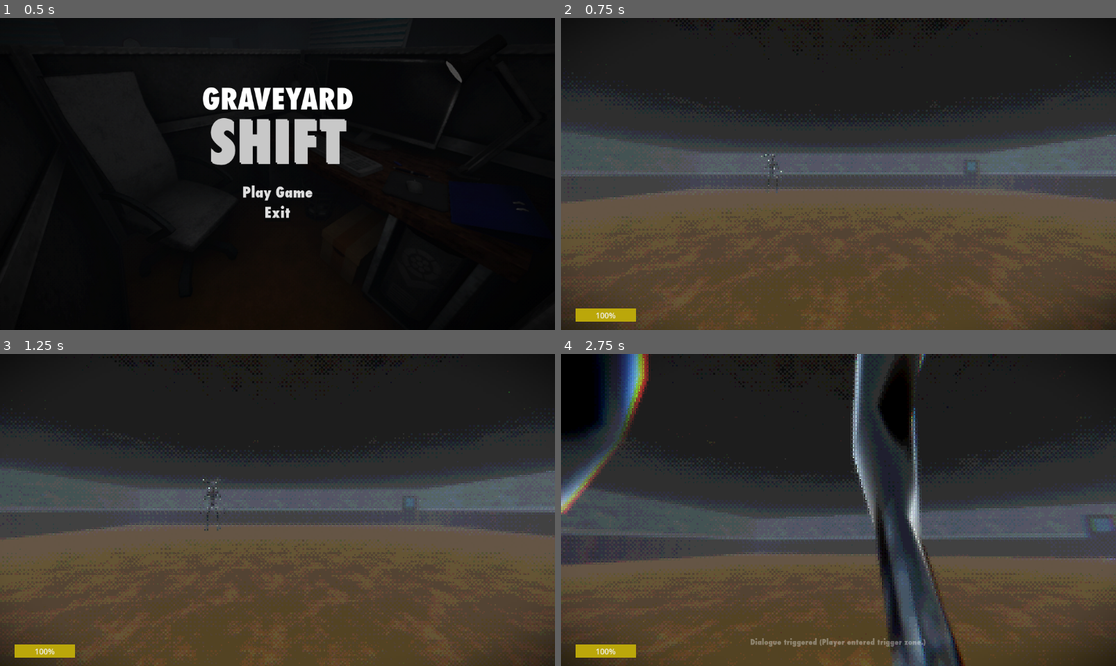
Above: before the commit, frames 1-4 (two rows, left to right).
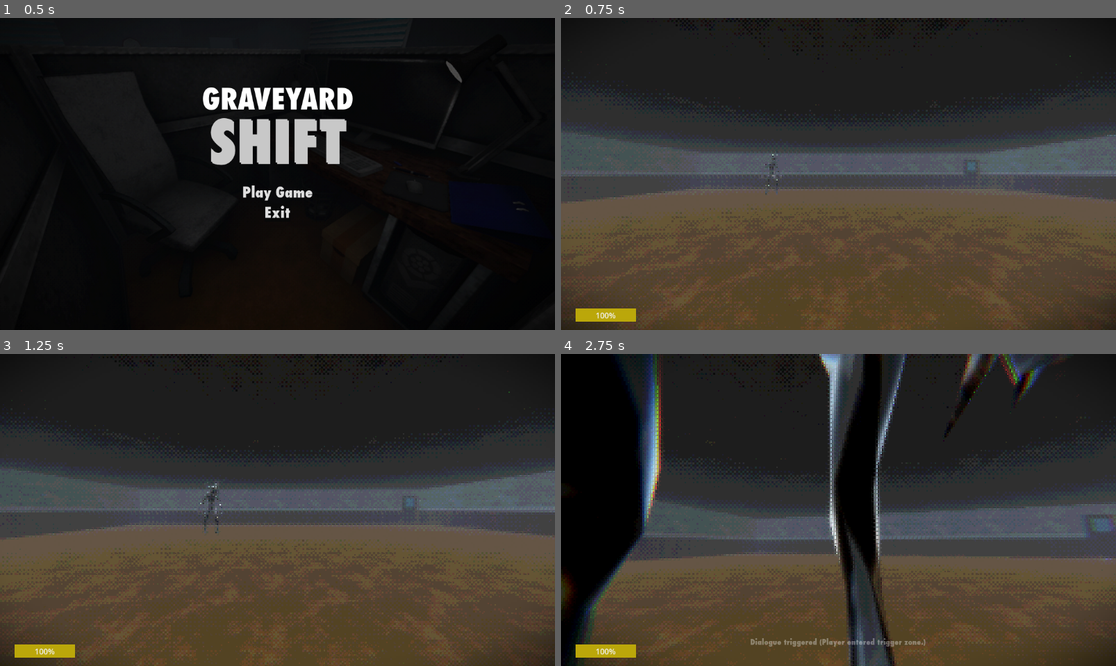
Above: after the commit, the same moments.

Repository: MagicBattle/Graveyard-Shift
Game: Godot game, scene res://scenes/menu_screen.tscn
Same seed, same stepped clock (60 frames per second), same inputs: the game is played once before the commit and once after it.
Inputs (mouse positions are in pixels of both pictures, inside the frame that each line leads up to):
- Up to frame 1 (0.5 s): no input
- Up to frame 2 (0.75 s): click "Play Game" at 0.5 s
- Up to frame 3 (1.25 s): no input
- Up to frame 4 (2.75 s): move the mouse to (866, 510) at 1.27 s; hold Ctrl (walking) 1.28-2.03 s; hold W (forward) from 1.28 s (still down); tap Space (jump) at 1.52, 2.27 s; move the mouse to (810, 510) at 2.02 s; tap C (crouch) at 2.1 s; tap Ctrl (walking) at 2.3 s

Frame 1 is identical in both runs. In frame 2, less than 0.1% of the frame differs, in the area x 36-40%, y 43-57%; in frame 3, 0.1%; in frame 4, 26%, in the area x 0-100%, y 0-100%.

Commit message:
created states for monster

Diff:
--- a/-graveyard-shift/scenes/demon.tscn
+++ b/-graveyard-shift/scenes/demon.tscn
@@ -1,8 +1,8 @@
-[gd_scene load_steps=12 format=4 uid="uid://b7ex2yv0f1cow"]
+[gd_scene load_steps=14 format=4 uid="uid://b7ex2yv0f1cow"]
 
 [ext_resource type="Texture2D" uid="uid://nnqx3rxjes10" path="res://assets/elkdemon/elkdemongodot_bakedtexture.png" id="1_errlg"]
-[ext_resource type="Script" uid="uid://ck7xy0dv5xid1" path="res://scripts/demon.gd" id="1_ofewj"]
-[ext_resource type="Script" uid="uid://crhh4w1x25256" path="res://scripts/look_at_modifier_3d.gd" id="2_bl13t"]
+[ext_resource type="Script" uid="uid://ck7xy0dv5xid1" path="res://scripts/monster/demon.gd" id="1_ofewj"]
+[ext_resource type="Script" uid="uid://crhh4w1x25256" path="res://scripts/monster/look_at_modifier_3d.gd" id="2_bl13t"]
 
 [sub_resource type="StandardMaterial3D" id="StandardMaterial3D_0s14s"]
 resource_name = "Material_001"
@@ -1496,7 +1496,15 @@
 
 [sub_resource type="CylinderShape3D" id="CylinderShape3D_iyx0m"]
 height = 3.0
+radius = 3.0
+
+[sub_resource type="CylinderShape3D" id="CylinderShape3D_ofewj"]
+height = 3.0
 radius = 5.0
+
+[sub_resource type="CylinderShape3D" id="CylinderShape3D_yt4xr"]
+height = 3.0
+radius = 9.0
 
 [node name="Demon" type="CharacterBody3D"]
 script = ExtResource("1_ofewj")
@@ -2026,17 +2034,29 @@
 [node name="Node3D" type="Node3D" parent="."]
 transform = Transform3D(1, 0, 0, 0, 1, 0, 0, 0, 1, 0.09255624, 0.9670888, 1.197927)
 
-[node name="Area3D" type="Area3D" parent="."]
-
-[node name="CollisionShape3D" type="CollisionShape3D" parent="Area3D"]
+[node name="Kill Area" type="Area3D" parent="."]
+
+[node name="CollisionShape3D" type="CollisionShape3D" parent="Kill Area"]
 transform = Transform3D(1, 0, 0, 0, 1, 0, 0, 0, 1, 0, 1.1290638, 0)
 shape = SubResource("CylinderShape3D_iyx0m")
 
+[node name="Look Area" type="Area3D" parent="."]
+
+[node name="CollisionShape3D" type="CollisionShape3D" parent="Look Area"]
+transform = Transform3D(1, 0, 0, 0, 1, 0, 0, 0, 1, 0, 1.1285253, 0)
+shape = SubResource("CylinderShape3D_ofewj")
+
+[node name="Curious Area" type="Area3D" parent="."]
+
+[node name="CollisionShape3D" type="CollisionShape3D" parent="Curious Area"]
+transform = Transform3D(1, 0, 0, 0, 1, 0, 0, 0, 1, 0, 1.1210244, 0)
+shape = SubResource("CylinderShape3D_yt4xr")
+
 [node name="NavigationAgent3D" type="NavigationAgent3D" parent="."]
 path_height_offset = 0.15
 
 [node name="EarCast" type="RayCast3D" parent="."]
 collision_mask = 2
 
-[connection signal="body_entered" from="Area3D" to="Armature/Skeleton3D/LookAtModifier3D" method="_on_area_3d_body_entered"]
-[connection signal="body_exited" from="Area3D" to="Armature/Skeleton3D/LookAtModifier3D" method="_on_area_3d_body_exited"]
+[connection signal="body_entered" from="Kill Area" to="Armature/Skeleton3D/LookAtModifier3D" method="_on_area_3d_body_entered"]
+[connection signal="body_exited" from="Kill Area" to="Armature/Skeleton3D/LookAtModifier3D" method="_on_area_3d_body_exited"]
--- a/-graveyard-shift/scenes/main.tscn
+++ b/-graveyard-shift/scenes/main.tscn
@@ -10,13 +10,18 @@
 [ext_resource type="Script" uid="uid://cif21r86pgivb" path="res://scripts/pause_menu.gd" id="5_eb6dy"]
 [ext_resource type="FontFile" uid="uid://dudd4xo8dd7m4" path="res://misc/Futura Condensed Extra Bold.otf" id="5_ya4ey"]
 [ext_resource type="PackedScene" uid="uid://dlulny1vtbmmj" path="res://scenes/door_frame.tscn" id="6_tefeu"]
+[ext_resource type="Script" uid="uid://dk88vrjfjuahm" path="res://scripts/monster/looking.gd" id="6_yc10j"]
+[ext_resource type="Script" uid="uid://duu2hkqlnrmny" path="res://scripts/monster/searching.gd" id="7_jscy8"]
 [ext_resource type="Shader" uid="uid://bsll0p85sl8ft" path="res://misc/main.gdshader" id="7_o6xl0"]
 [ext_resource type="PackedScene" uid="uid://h85vkbuablxt" path="res://scenes/door.tscn" id="7_tipki"]
 [ext_resource type="PackedScene" uid="uid://b2ybchml17xmp" path="res://scenes/roof.tscn" id="8_85g3d"]
+[ext_resource type="Script" uid="uid://cakkw1q8jnath" path="res://scripts/monster/chasing.gd" id="8_jscy8"]
 [ext_resource type="PackedScene" uid="uid://ds8rupv7l5pq6" path="res://scenes/floor.tscn" id="8_tipki"]
 [ext_resource type="PackedScene" uid="uid://c82yjsvnh5mxv" path="res://scenes/desk.tscn" id="9_85g3d"]
 [ext_resource type="PackedScene" uid="uid://b4xrlvm7tfw4o" path="res://scenes/walls.tscn" id="10_ya4ey"]
 [ext_resource type="Script" uid="uid://cnojk1i2ct285" path="res://scripts/trigger_zone.gd" id="15_jkv2x"]
+[ext_resource type="Script" uid="uid://vgy6m7o35p2x" path="res://scripts/monster/monster_state.gd" id="18_dp3eg"]
+[ext_resource type="Script" uid="uid://kv5w8r0y6gqr" path="res://scripts/monster/roaming.gd" id="19_0ld40"]
 
 [sub_resource type="AudioStreamPlaylist" id="AudioStreamPlaylist_jbj1t"]
 stream_count = 2
@@ -120,8 +125,8 @@
 [sub_resource type="StyleBoxEmpty" id="StyleBoxEmpty_jbj1t"]
 
 [sub_resource type="NavigationMesh" id="NavigationMesh_choun"]
-vertices = PackedVector3Array(-5.774, 2.975, -13.2894, -5.774, 2.975, 5.7106, 13.226, 2.975, 5.7106, 13.226, 2.975, -13.2894, -5.524, 0.475, -3.0394, 0.22599983, 0.475, -3.0394, 0.47599983, 0.475, -4.2894, 1.9759998, 0.475, -4.2894, 2.2259998, 0.475, -3.7894, 2.4759998, 0.475, -13.0394, -5.524, 0.475, -13.0394, 2.2259998, 0.475, -3.0394, 12.976, 0.475, -3.0394, 12.976, 0.475, -13.0394, 0.22599983, 0.475, -2.0394, 1.2259998, 0.475, -1.7894001, -5.524, 0.475, 5.4606, 1.2259998, 0.475, 5.7106, 2.2259998, 0.475, -2.0394, 12.976, 0.475, 5.7106)
-polygons = [PackedInt32Array(3, 2, 0), PackedInt32Array(0, 2, 1), PackedInt32Array(6, 5, 4), PackedInt32Array(9, 8, 7), PackedInt32Array(9, 7, 6), PackedInt32Array(4, 10, 6), PackedInt32Array(6, 10, 9), PackedInt32Array(8, 9, 11), PackedInt32Array(11, 9, 13), PackedInt32Array(11, 13, 12), PackedInt32Array(4, 5, 14), PackedInt32Array(14, 15, 4), PackedInt32Array(4, 15, 16), PackedInt32Array(16, 15, 17), PackedInt32Array(15, 18, 17), PackedInt32Array(17, 18, 19), PackedInt32Array(19, 18, 12), PackedInt32Array(18, 11, 12)]
+vertices = PackedVector3Array(-5.774, 2.9113884, -13.262583, -5.774, 2.9113884, 5.737417, 13.226, 2.9113884, 5.737417, 13.226, 2.9113884, -13.262583, -5.524, 0.41138852, -0.012582779, -2.7740002, 0.41138852, -0.012582779, -2.5240002, 0.41138852, -1.5125828, -5.524, 0.41138852, -13.012583, -0.52400017, 0.41138852, 1.2374172, -1.0240002, 0.41138852, 1.4874172, -1.0240002, 0.41138852, 5.487417, 12.976, 0.41138852, 5.487417, -0.52400017, 0.41138852, -1.0125828, -1.0240002, 0.41138852, -1.5125828, 12.976, 0.41138852, -13.012583, -2.5240002, 0.41138852, 1.4874172, -5.524, 0.41138852, 5.487417)
+polygons = [PackedInt32Array(3, 2, 0), PackedInt32Array(0, 2, 1), PackedInt32Array(5, 4, 6), PackedInt32Array(6, 4, 7), PackedInt32Array(9, 8, 10), PackedInt32Array(10, 8, 11), PackedInt32Array(8, 12, 11), PackedInt32Array(13, 6, 7), PackedInt32Array(13, 7, 12), PackedInt32Array(12, 7, 14), PackedInt32Array(12, 14, 11), PackedInt32Array(15, 4, 5), PackedInt32Array(15, 9, 10), PackedInt32Array(10, 16, 15), PackedInt32Array(15, 16, 4)]
 
 [sub_resource type="BoxShape3D" id="BoxShape3D_0ld40"]
 size = Vector3(9.777035, 2.3177185, 5.052307)
@@ -135,6 +140,22 @@
 max_db = 2.709
 autoplay = true
 
+[node name="Monster_State_Manager" type="Node3D" parent="."]
+unique_name_in_owner = true
+script = ExtResource("18_dp3eg")
+
+[node name="Roaming" type="Node3D" parent="Monster_State_Manager"]
+script = ExtResource("19_0ld40")
+
+[node name="Looking" type="Node3D" parent="Monster_State_Manager"]
+script = ExtResource("6_yc10j")
+
+[node name="Searching" type="Node3D" parent="Monster_State_Manager"]
+script = ExtResource("7_jscy8")
+
+[node name="Chasing" type="Node3D" parent="Monster_State_Manager"]
+script = ExtResource("8_jscy8")
+
 [node name="Demon" parent="." instance=ExtResource("1_85g3d")]
 transform = Transform3D(1, 0, 0, 0, 1, 0, 0, 0, 1, 0, 0, -9.792981)
 
@@ -142,6 +163,7 @@
 environment = SubResource("Environment_jyhfs")
 
 [node name="TestingCharacter" parent="." groups=["player"] instance=ExtResource("1_tefeu")]
+unique_name_in_owner = true
 transform = Transform3D(1, 0, 0, 0, 1, 0, 0, 0, 1, 3.3079596, 0.012078986, 0)
 
 [node name="Monster" parent="." instance=ExtResource("2_choun")]
@@ -449,6 +471,9 @@
 [node name="floor64" parent="NavigationRegion3D/Layout/floor" instance=ExtResource("8_tipki")]
 transform = Transform3D(1, 0, 0, 0, 1, 0, 0, 0, 1, 7.5, 0, -7.471176)
 
+[node name="Desk" parent="NavigationRegion3D/Layout/floor" instance=ExtResource("9_85g3d")]
+transform = Transform3D(1, 0, 0, 0, 1, 0, 0, 0, 1, -1.6727455, 0.034138918, 0.01587496)
+
 [node name="walls" type="Node3D" parent="NavigationRegion3D/Layout"]
 
 [node name="leftWall" type="Node3D" parent="NavigationRegion3D/Layout/walls"]
@@ -754,9 +779,6 @@
 
 [node name="roof64" parent="NavigationRegion3D/Layout/roof" instance=ExtResource("8_85g3d")]
 transform = Transform3D(1, 0, 0, 0, 1, 0, 0, 0, 1, 12.5, 2.5, -12.5)
-
-[node name="Desk" parent="." instance=ExtResource("9_85g3d")]
-transform = Transform3D(1, 0, 0, 0, 1, 0, 0, 0, 1, -1.7, 0, 0.1)
 
 [node name="TriggerZone" type="Area3D" parent="."]
 transform = Transform3D(1, 0, 0, 0, 1, 0, 0, 0, 1, -1.4512969, 0.20658088, 3.3859742)
--- a/-graveyard-shift/scripts/demon.gd
+++ /dev/null
@@ -1,136 +0,0 @@
-##TODO
-##1) NEED TO FIGURE OUT A WAY TO CALCULATE THE BOUNDS OF THE MAP SO IN ROAMING
-##STATE THE MONSTER DOESN'T TRY TO GO SOMEWHERE OUTSIDE OF THE MAP (THIS MIGHT
-##BE ACHIEVEABLE BY USING THE NAVIGATIONREGION3D IN THE MAIN SCENE)
-##2) PROPERLY IMPLEMENT LOGIC FOR EACH OF THE STATES
-##3) MAKE SURE TO ADD EACH AREA TO USE WHEN CHECKING WHAT TO DO WHEN HEARING A
-##SOUND
-
-class_name Monster
-extends CharacterBody3D
-
-enum States {
-	ROAMING,
-	LOOKING,
-	SEEKING,
-}
-
-@onready var player = $"../TestingCharacter"
-@onready var nav_agent = $NavigationAgent3D
-@onready var ear: RayCast3D = $EarCast
-
-#Constants used for the monsters movement
-const WALK_VELOCITY = 1.0
-const RUN_VELOCITY = 4.0
-const ROAM_DIST = 5.0
-
-var _has_noise := false
-var _noise_pos: Vector3
-var _noise_vol: float
-var curr_state : States
-
-#variable to hold the path the monster is following in ROAMING State
-var rand_path : Vector3
-
-
-
-func _ready() -> void:
-	curr_state = States.SEEKING
-	NoiseManager.noise_emitted.connect(_on_noise_emitted)
-	rand_path = get_rand_path()
-
-func _on_noise_emitted(pos: Vector3, volume: float) -> void:
-	_noise_pos = pos
-	_noise_vol = volume
-	_has_noise = true
-
-
-func _physics_process(delta: float) -> void:
-	# Gravity
-	if not is_on_floor():
-		velocity += get_gravity() * delta
-
-	# Noise logic: perceived noise = base_volume / (1.0 + pow(distance / falloff, 2.0))
-	# Sound decreases with distance (sound intensity loss)
-	# if there are walls between monster and player, the sound dampens more
-	if _has_noise:
-		# aim ray to the noise (RayCast3D expects local space)
-		ear.target_position = to_local(_noise_pos)
-
-		# Clear any old exceptions so the ray can hit everything again.
-		ear.clear_exceptions()
-
-		# compute perceived volume
-		var heard := NoiseManager.compute_perceived(_noise_pos, global_position, _noise_vol)
-
-		var walls_hit: int = 0
-		const MAX_HITS: int = 3
-
-		print("Before", heard)
-		for i in range(MAX_HITS):
-
-			# force the raycast to update
-			ear.force_raycast_update()
-
-			# if no collision, path is clear
-			if not ear.is_colliding():
-				break
-			walls_hit += 1
-
-			# get the wall that the raycast collided with
-			# add it to exception to ignore it for next iterations
-			var col := ear.get_collider()
-			if col:
-				ear.add_exception(col)
-			else:
-				break
-
-		# dampen sound based on walls hit
-		# 0 walls: 1.0, 1 wall: 0.75, 2 walls: 0.5, 3 walls: 0.25
-		var damp_by_walls := [1.0, 0.75, 0.5, 0.25]
-		var tier: int = clamp(walls_hit, 0, 3)
-
-		print("Walls hit: ", walls_hit)
-		heard *= float(damp_by_walls[tier])
-
-		# send to listen to react appropiately based on heard sound
-		if heard > 0.0:
-			listen(_noise_pos, heard)
-
-		_has_noise = false
-
-	match curr_state:
-		States.ROAMING:
-			if global_position.distance_to(rand_path) <= 0.5:
-				rand_path = get_rand_path()
-			set_path(rand_path, WALK_VELOCITY)
-		States.LOOKING:
-			print("IMPLEMENT")
-		States.SEEKING:
-			set_path(player.global_position, RUN_VELOCITY)
-
-	move_and_slide()
-
-
-func set_path(target : Vector3, speed : float) -> void:
-	#CAUSES ERROR WITH LOOKATMODIFIER
-	velocity = Vector3.ZERO
-	nav_agent.set_target_position(target)
-	var next_nav_point = nav_agent.get_next_path_position()
-	velocity = (next_nav_point - global_transform.origin).normalized() * speed
-
-	look_at(Vector3(target.x, global_position.y, target.z), Vector3.UP)
-
-
-func get_rand_path() -> Vector3:
-	var x = randf_range(global_position.x - ROAM_DIST, global_position.x + ROAM_DIST)
-	var z = randf_range(global_position.z - ROAM_DIST, global_position.z + ROAM_DIST)
-
-	return Vector3(x, global_position.y, z)
-
-func listen(location : Vector3, strength :float) -> void:
-	# FOR TESTING
-	if strength > 0.0:
-		print("Monster heard something. Volume:", strength, " at ", location)
-	else:
-		print("No sound heard")
--- /dev/null
+++ b/-graveyard-shift/scripts/monster/chasing.gd
@@ -0,0 +1,11 @@
+class_name Chasing
+extends Monster_State
+
+
+func _ready() -> void:
+	monster = $"../../Demon"
+	player = $"../../TestingCharacter"
+
+
+func action(_delta:float):
+	set_path(player.global_position, RUN_VELOCITY)
--- /dev/null
+++ b/-graveyard-shift/scripts/monster/demon.gd
@@ -0,0 +1,173 @@
+##TODO
+##1) NEED TO FIGURE OUT A WAY TO CALCULATE THE BOUNDS OF THE MAP SO IN ROAMING
+##STATE THE MONSTER DOESN'T TRY TO GO SOMEWHERE OUTSIDE OF THE MAP (THIS MIGHT
+##BE ACHIEVEABLE BY USING THE NAVIGATIONREGION3D IN THE MAIN SCENE)
+##2) PROPERLY IMPLEMENT LOGIC FOR EACH OF THE STATES
+##3) MAKE SURE TO ADD EACH AREA TO USE WHEN CHECKING WHAT TO DO WHEN HEARING A
+##SOUND
+
+#Currently 4 states the monster can be in roaming, looking, seeking, chasing.
+#Roaming is walking in random directions. Looking is moving towards and area
+#where a sound was heard. Seeking is looking in an area where a loud enough
+#sound was heard. Chasing is the monster directly chasing after the player.
+
+class_name Monster
+extends CharacterBody3D
+
+
+@onready var player = $"../TestingCharacter"
+@onready var nav_agent = $NavigationAgent3D
+@onready var ear: RayCast3D = $EarCast
+@onready var monster_state = $"../Monster_State_Manager"
+
+#Variables to distinguish what is a loud sound from a quiet sound
+const sound_limit : float = 1.0
+#const high_sound : float = 1.0
+#const low_sound : float = 0.0
+
+#Variables to distinguish the areas a sound could be
+const curious : float = 9.0
+const inspective : float = 5.0
+const angry : float = 3.0
+
+var _has_noise := false
+var _noise_pos: Vector3
+var _noise_vol: float
+
+var states : Dictionary = {}
+var curr_state : Monster_State
+
+var rng = RandomNumberGenerator.new()
+
+
+func _ready() -> void:
+	rng.randomize()
+
+	NoiseManager.noise_emitted.connect(_on_noise_emitted)
+
+	for child in monster_state.get_children():
+		if child is Monster_State:
+			states[child.name.to_lower()] = child
+
+	curr_state = states["chasing"]
+
+	#curr_state.set_up(player.global_position)
+	#print(states)
+
+
+func _on_noise_emitted(pos: Vector3, volume: float) -> void:
+	_noise_pos = pos
+	_noise_vol = volume
+	_has_noise = true
+
+
+func _physics_process(delta: float) -> void:
+	#print(curr_state)
+	# Gravity
+	if not is_on_floor():
+		velocity += get_gravity() * delta
+
+	if _has_noise:
+		sound_logic()
+
+	curr_state.action(delta)
+
+	move_and_slide()
+
+
+func listen(location : Vector3, strength :float) -> void:
+	# FOR TESTING
+	if strength > 0.0:
+		print("Monster heard something. Volume:", strength, " at ", location)
+	else:
+		print("No sound heard")
+
+	var monster_xz = Vector2(global_position.x, global_position.z)
+	var loc_xz = Vector2(location.x, location.z)
+	var dis = monster_xz.distance_to(loc_xz)
+
+	if dis > curious:
+		#Outside of curious range
+		pass
+	elif dis <= curious and dis > inspective:
+		#In curious range
+		if strength <= sound_limit:
+			#Roam
+			curr_state = states["roaming"]
+		else:
+			#Looking
+			curr_state = states["looking"]
+			curr_state.set_up(location)
+	elif dis <= inspective and dis > angry:
+		#In inspective range
+		if strength <= sound_limit:
+			#looking towards area
+			curr_state = states["looking"]
+			curr_state.set_up(location)
+		else:
+			#searching
+			curr_state = states["searching"]
+			curr_state.set_up(location)
+	else:
+		#In angry range
+		if strength <= sound_limit:
+			#searching
+			curr_state = states["searching"]
+			curr_state.set_up(location)
+		else:
+			#chasing
+			curr_state = states["chasing"]
+
+
+func change_state(state_name : String):
+	curr_state = states[state_name]
+
+
+# Noise logic: perceived noise = base_volume / (1.0 + pow(distance / falloff, 2.0))
+# Sound decreases with distance (sound intensity loss) if there are walls between
+# monster and player, the sound dampens more
+func sound_logic() -> void:
+	# aim ray to the noise (RayCast3D expects local space)
+	ear.target_position = to_local(_noise_pos)
+
+	# Clear any old exceptions so the ray can hit everything again.
+	ear.clear_exceptions()
+
+	# compute perceived volume
+	var heard := NoiseManager.compute_perceived(_noise_pos, global_position, _noise_vol)
+
+	var walls_hit: int = 0
+	const MAX_HITS: int = 3
+
+	print("Before", heard)
+	for i in range(MAX_HITS):
+
+		# force the raycast to update
+		ear.force_raycast_update()
+
+		# if no collision, path is clear
+		if not ear.is_colliding():
+			break
+		walls_hit += 1
+
+		# get the wall that the raycast collided with
+		# add it to exception to ignore it for next iterations
+		var col := ear.get_collider()
+		if col:
+			ear.add_exception(col)
+		else:
+			break
+
+	# dampen sound based on walls hit
+	# 0 walls: 1.0, 1 wall: 0.75, 2 walls: 0.5, 3 walls: 0.25
+	var damp_by_walls := [1.0, 0.75, 0.5, 0.25]
+	var tier: int = clamp(walls_hit, 0, 3)
+
+	print("Walls hit: ", walls_hit)
+	heard *= float(damp_by_walls[tier])
+
+	# send to listen to react appropiately based on heard sound
+	if heard > 0.0:
+		listen(_noise_pos, heard)
+
+	_has_noise = false
--- /dev/null
+++ b/-graveyard-shift/scripts/monster/looking.gd
@@ -0,0 +1,30 @@
+##TODO
+##1) PROBABLY LOOK INTO A TIMER TO DELAY THE SWITCH BETWEEN LOOKING AND ROAMING
+##RIGHT NOW THE SWITCH IS KINDA SUDDEN
+##2) IF POSSIBLE MAYBE ADD LOOKING AROUND ANIMATION INBETWEEN SWITCHING STATES
+
+class_name Looking
+extends Monster_State
+
+
+const variation : float = 2.0
+
+
+func _ready() -> void:
+	monster = $"../../Demon"
+
+
+func action(_delta:float):
+	if monster.global_position.distance_to(path) <= 1:
+		monster.change_state("roaming")
+	else:
+		set_path(path, WALK_VELOCITY)
+
+
+func set_up(loc : Vector3) -> void:
+	var angle = randf() * TAU
+	var offset = Vector2(cos(angle), sin(angle)) * variation
+
+	path = Vector3(loc.x - offset.x, loc.y, loc.z - offset.y)
+
+	#print(path.x, " ", path.z)
--- /dev/null
+++ b/-graveyard-shift/scripts/monster/monster_state.gd
@@ -0,0 +1,37 @@
+class_name Monster_State
+extends Node
+
+#@export var monster : Monster
+@onready var player = $"../TestingCharacter"
+
+#Constants used for the monsters movement
+const WALK_VELOCITY = 1.0
+const RUN_VELOCITY = 4.0
+
+var monster : Monster
+var path : Vector3
+
+# Class used to give a template for what each Monster_State should have
+
+
+func _ready() -> void:
+	pass
+
+
+func action(_delta:float):
+	pass
+
+
+func set_path(target : Vector3, speed : float) -> void:
+	#CAUSES ERROR WITH LOOKATMODIFIER
+
+	monster.velocity = Vector3.ZERO
+
+	#sets the navigation agent to the target location
+	monster.nav_agent.set_target_position(target)
+
+	#We only need the next position on the path to find the velocity we need
+	var next_nav_point = monster.nav_agent.get_next_path_position()
+	monster.velocity = (next_nav_point - monster.global_transform.origin).normalized() * speed
+
+	monster.look_at(Vector3(target.x, monster.global_position.y, target.z), Vector3.UP)
--- /dev/null
+++ b/-graveyard-shift/scripts/monster/roaming.gd
@@ -0,0 +1,24 @@
+class_name Roaming
+extends Monster_State
+
+
+const ROAM_DIST = 5.0
+
+
+func _ready() -> void:
+	monster = $"../../Demon"
+	path = get_rand_path()
+
+
+func action(_delta:float):
+	if monster.global_position.distance_to(path) <= 0.5:
+		path = get_rand_path()
+	set_path(path, WALK_VELOCITY)
+
+
+func get_rand_path() -> Vector3:
+	#Gets x and z cords for random location the monster will roam to
+	var x = randf_range(monster.global_position.x - ROAM_DIST, monster.global_position.x + ROAM_DIST)
+	var z = randf_range(monster.global_position.z - ROAM_DIST, monster.global_position.z + ROAM_DIST)
+
+	return Vector3(x, monster.global_position.y, z)
--- /dev/null
+++ b/-graveyard-shift/scripts/monster/searching.gd
@@ -0,0 +1,66 @@
+##IDEA
+##MONSTER HEARS A LOUD SOUND FAR TO MEDIUM DISTANCE AWAY AND INVESTIGATES.
+##WALKS TO A POSITION IN THE AREA WHERE THE SOUND WAS HEARD. THE AREA IS SMALLER
+##THAN IN THE LOOKING STATE BECAUSE THE SOUND IS LOUDER AND GIVES A BETTER IDEA
+##WHERE IT IS. AFTER REACHING THIS POINT 3 RANDOM LOCATIONS ARE CHOSEN WITHIN A
+##RADIUS (STILL CHOOSING NUMBER). IF THERE IS ONLY LOW SOUND GO BACK TO ROAMING.
+##IF A MED OR LOUD SOUND IS HEARD GO TO CHASING
+
+##MAYBE FIND A WAY TO MAKE SURE THAT THE SEARCH LOCATIONS ARE NOT TOO CLOSE TO
+##EACH OTHER
+
+##TODO
+##1)PROBABLY LOOK INTO A LOOKING AROUND ANITMATION OR INSERT A DELAY BETWEEN
+##RUNNING TO THE LOCATION AND SEARCHING THE 3 RANDOMLY GENERATED LOCATIONS
+##2)DELAY BETWEEN SWITCHING STATES
+
+class_name Searching
+extends Monster_State
+
+
+const variation : float = 1.0
+const search_radius : float = 4.0
+const num_search_locations : int = 3
+
+var search_center : Vector3
+var search_locs : Array
+var searching : bool = false
+var curr_index : int
+
+
+func _ready() -> void:
+	monster = $"../../Demon"
+
+
+func action(_delta:float):
+	if monster.global_position.distance_to(path) <= 1 and not searching:
+		searching = true
+		curr_index = 0
+	elif searching:
+		if monster.global_position.distance_to(search_locs[curr_index]) <= 1:
+			curr_index += 1
+
+		if curr_index == 3:
+			monster.change_state("roaming")
+		else:
+			set_path(search_locs[curr_index], WALK_VELOCITY)
+	else:
+		set_path(path, RUN_VELOCITY)
+
+
+func set_up(loc : Vector3) -> void:
+	var angle = randf() * TAU
+	var offset = Vector2(cos(angle), sin(angle)) * variation
+
+	path = Vector3(loc.x - offset.x, loc.y, loc.z - offset.y)
+	search_center = path
+
+	#print(path.x, " ", path.z)
+
+	for i in range(num_search_locations):
+		angle = randf() * TAU
+		offset = Vector2(cos(angle), sin(angle)) * search_radius
+
+		search_locs.push_back(Vector3(search_center.x - offset.x, loc.y, search_center.z - offset.y))
+
+	searching = false
Not shown: 1 places in -graveyard-shift/scenes/main.tscn that only renumber resources
Not shown, added: -graveyard-shift/scripts/monster/chasing.gd.uid
Renamed: -graveyard-shift/scripts/demon.gd.uid -> -graveyard-shift/scripts/monster/demon.gd.uid
Renamed: -graveyard-shift/scripts/look_at_modifier_3d.gd -> -graveyard-shift/scripts/monster/look_at_modifier_3d.gd
Renamed: -graveyard-shift/scripts/look_at_modifier_3d.gd.uid -> -graveyard-shift/scripts/monster/look_at_modifier_3d.gd.uid
Not shown, added: -graveyard-shift/scripts/monster/looking.gd.uid
Not shown, added: -graveyard-shift/scripts/monster/monster_state.gd.uid
Not shown, added: -graveyard-shift/scripts/monster/roaming.gd.uid
Not shown, added: -graveyard-shift/scripts/monster/searching.gd.uid
